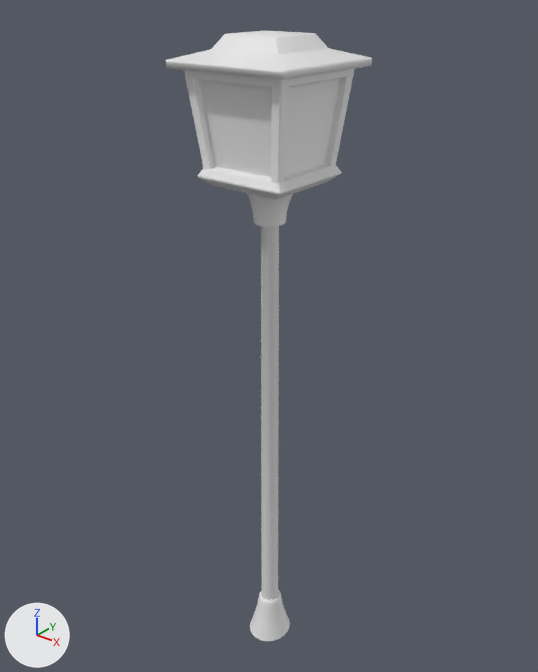
The FBX model Assets/Models/Lamp post.fbx: old version first, new version second.
The view is the same before and after, from a camera (50 mm lens) standing at (1.168, -1.465, 2.007) and looking at (-0.041, 0.047, 1.07). Lighting does not change. The marker at lower left points along +X, +Y and +Z.
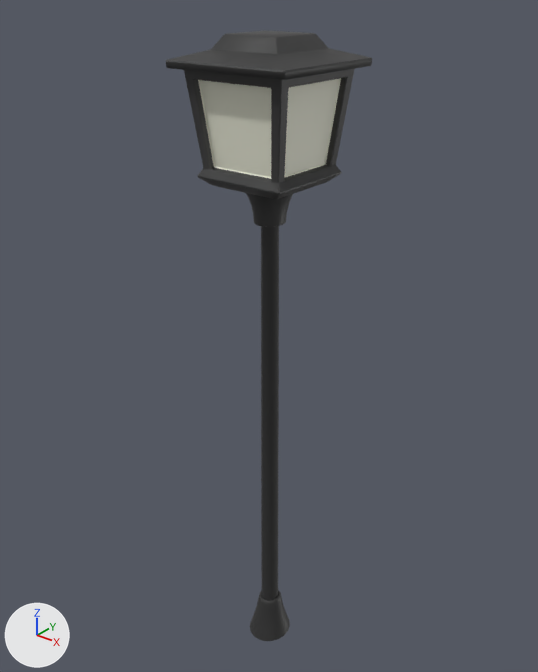
Pixel boxes (x1, y1, x2, y2) of what changed, in the pictures (538 x 672 px):
part 1 of me_plane_002, recoloured (white to black)
    both: (166, 30, 372, 641)
part 2 of me_plane_002, recoloured
    both: (198, 78, 341, 179)

What the commit changed:
Material 'Material.001' (mat_material_001) is new.
Its base color is (0.0308, 0.0308, 0.0308) (black #313131).
Material 'Material.002' (mat_material_002) is new.
Its base color is (0.796, 0.8, 0.664) (white #e7e7d5).
me_plane_002 has 829 vertices, 825 faces and spans x -0.18..0.18, y -0.17..0.17, z 0.0..1.88.
me_plane_002 is used by ob_plane; location (0.0, 0.0, 0.0).
me_plane_002 part 1: 789 of the faces centred in x -0.18..0.18, y -0.17..0.17, z 0.02..1.88 switch from no material to mat_material_001 (black #313131).
me_plane_002 part 2: 36 of the faces centred in x -0.13..0.13, y -0.13..0.13, z 1.58..1.79 switch from no material to mat_material_002 (white #e7e7d5).
